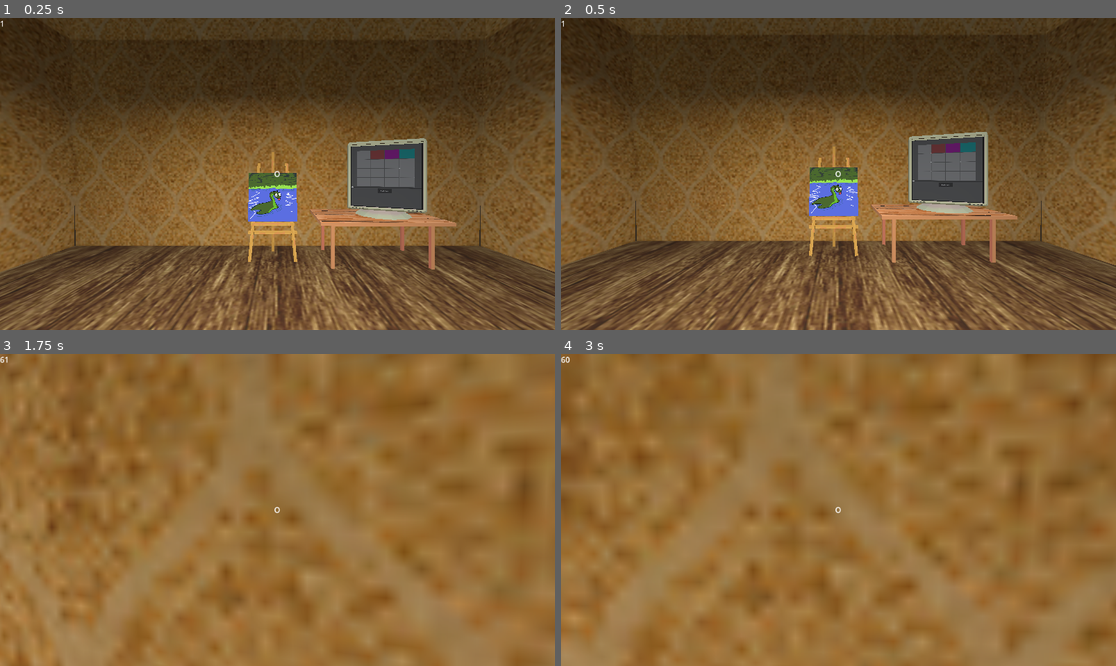
Above: before the commit, frames 1-4 (two rows, left to right).
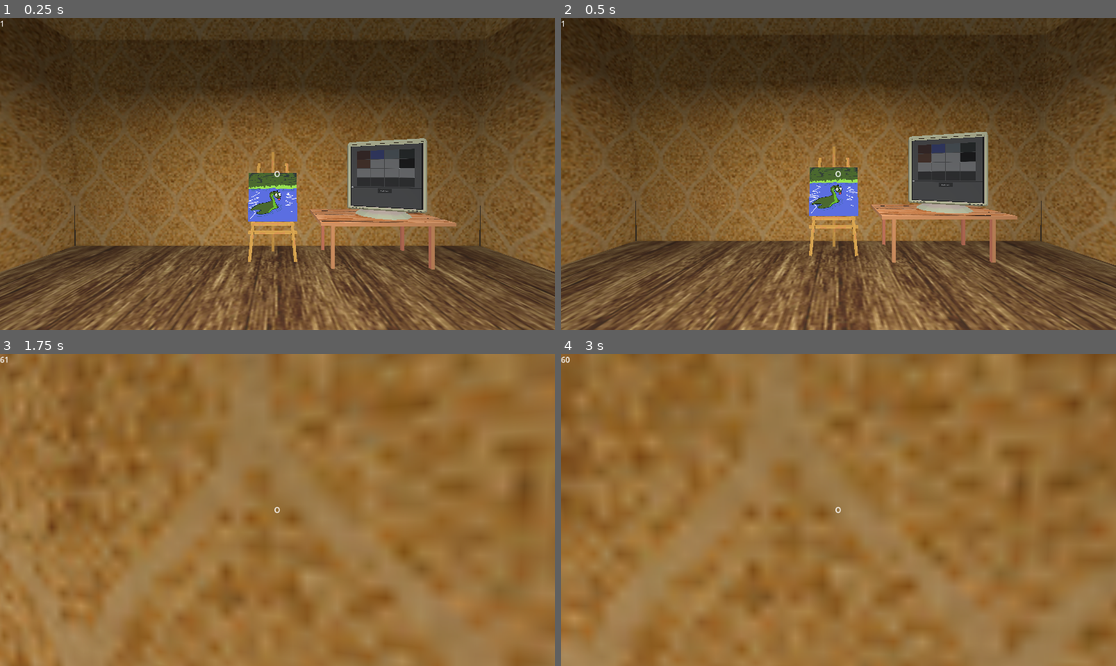
Above: after the commit, the same moments.

Repository: PedroSteinmacherEngelhardt/harder-paint
Game: Godot game, scene res://demo.tscn
The game is run twice, just before and just after one commit, with the same random seed, the same clock (stepped at 60 frames per second) and the same inputs. The engine's default icon, where the game draws it, is replaced by a stand-in: a white triangle on a blue panel in a dark square.
Inputs (mouse positions are in pixels of both pictures, inside the frame that each line leads up to):
- Up to frame 1 (0.25 s): no input
- Up to frame 2 (0.5 s): no input
- Up to frame 3 (1.75 s): tap Enter (ui_accept) at 0.5, 0.77, 1.52 s; move the mouse to (305, 510) at 0.52 s; press the mouse at (305, 510) at 0.53 s; hold W (up) from 0.53 s (still down); move the mouse to (249, 510) at 1.27 s; release the mouse at (249, 510) at 1.28 s; click (249, 510) at 1.35 s
- Up to frame 4 (3 s): keep holding W (up); tap Enter (ui_accept) at 2, 2.75 s; move the mouse to (849, 503) at 2.02 s; press the mouse at (849, 503) at 2.03 s; move the mouse to (832, 516) at 2.77 s; release the mouse at (832, 516) at 2.78 s; click (832, 516) at 2.85 s

The runs differ from the first frame. In frame 1, 0.7% of the frame differs, in the area x 64-75%, y 41-55%; in frame 2, 0.7%, in the area x 64-75%, y 39-53%; in frame 3, less than 0.1%; in frame 4, less than 0.1%.

Commit message:
random bullshite

Diff:
--- a/demo.tscn
+++ b/demo.tscn
@@ -12,6 +12,7 @@
 [ext_resource type="PackedScene" uid="uid://hy4k25fa61jb" path="res://assets/mobilia/lightbulb/lightbulb.gltf" id="10_307va"]
 [ext_resource type="PackedScene" uid="uid://bi8u7xryj3lt8" path="res://assets/mobilia/table/table.gltf" id="11_u2hre"]
 [ext_resource type="PackedScene" uid="uid://d3egtbfa2xfym" path="res://assets/mobilia/computer/old pc.gltf" id="12_jtx4w"]
+[ext_resource type="PackedScene" uid="uid://6k3ew6mawu10" path="res://assets/mobilia/lightbulb/cable.gltf" id="13_sfse3"]
 
 [sub_resource type="PlaneMesh" id="PlaneMesh_dqmlb"]
 size = Vector2(10, 50)
@@ -194,7 +195,7 @@
 shape = SubResource("ConvexPolygonShape3D_m8hvg")
 
 [node name="SpotLight3D" type="SpotLight3D" parent="."]
-transform = Transform3D(1, 0, 0, 0, -4.37114e-08, 1, 0, -1, -4.37114e-08, 0, 4, 0)
+transform = Transform3D(1, 0, 0, 0, -4.37114e-08, 1, 0, -1, -4.37114e-08, 0, 4.2076, 0)
 light_energy = 7.209
 spot_range = 13.062
 spot_angle = 86.2064
@@ -212,3 +213,6 @@
 
 [node name="blockbench_export3" parent="." instance=ExtResource("12_jtx4w")]
 transform = Transform3D(-0.927171, 0, 0.374639, 0, 1, 0, -0.374639, 0, -0.927171, 2.24623, 0.895942, -4.3565)
+
+[node name="cable" parent="." instance=ExtResource("13_sfse3")]
+transform = Transform3D(1, 0, 0, 0, 10, 0, 0, 0, 1, 0, 5.12546, 0)
--- a/inteface.tscn
+++ b/inteface.tscn
@@ -26,18 +26,19 @@
 
 [node name="ColorButton" parent="VBoxContainer/HBoxContainer" instance=ExtResource("2_oaqxs")]
 layout_mode = 2
+color = Color(0.4, 0.223529, 0.192157, 1)
 
 [node name="ColorButton2" parent="VBoxContainer/HBoxContainer" instance=ExtResource("2_oaqxs")]
 layout_mode = 2
-color = Color(1, 0.372549, 0.372549, 1)
+color = Color(0.356863, 0.431373, 0.882353, 1)
 
 [node name="ColorButton3" parent="VBoxContainer/HBoxContainer" instance=ExtResource("2_oaqxs")]
 layout_mode = 2
-color = Color(1, 0, 1, 1)
+color = Color(0.607843, 0.678431, 0.717647, 1)
 
 [node name="ColorButton4" parent="VBoxContainer/HBoxContainer" instance=ExtResource("2_oaqxs")]
 layout_mode = 2
-color = Color(0, 1, 1, 1)
+color = Color(0.196078, 0.235294, 0.223529, 1)
 
 [node name="HBoxContainer2" type="HBoxContainer" parent="VBoxContainer"]
 layout_mode = 2
@@ -45,6 +46,7 @@
 
 [node name="ColorButton" parent="VBoxContainer/HBoxContainer2" instance=ExtResource("2_oaqxs")]
 layout_mode = 2
+color = Color(0.560784, 0.337255, 0.231373, 1)
 
 [node name="ColorButton2" parent="VBoxContainer/HBoxContainer2" instance=ExtResource("2_oaqxs")]
 layout_mode = 2
@@ -54,6 +56,7 @@
 
 [node name="ColorButton4" parent="VBoxContainer/HBoxContainer2" instance=ExtResource("2_oaqxs")]
 layout_mode = 2
+color = Color(0, 0, 0, 1)
 
 [node name="HBoxContainer3" type="HBoxContainer" parent="VBoxContainer"]
 layout_mode = 2
@@ -77,15 +80,19 @@
 
 [node name="ColorButton" parent="VBoxContainer/HBoxContainer4" instance=ExtResource("2_oaqxs")]
 layout_mode = 2
+color = Color(1, 1, 1, 0)
 
 [node name="ColorButton2" parent="VBoxContainer/HBoxContainer4" instance=ExtResource("2_oaqxs")]
 layout_mode = 2
+color = Color(1, 1, 1, 0)
 
 [node name="ColorButton3" parent="VBoxContainer/HBoxContainer4" instance=ExtResource("2_oaqxs")]
 layout_mode = 2
+color = Color(1, 1, 1, 0)
 
 [node name="ColorButton4" parent="VBoxContainer/HBoxContainer4" instance=ExtResource("2_oaqxs")]
 layout_mode = 2
+color = Color(1, 1, 1, 0)
 
 [node name="HSlider" type="HSlider" parent="VBoxContainer"]
 layout_mode = 2
Not shown, added: assets/mobilia/lightbulb/cable.gltf
Not shown, added: assets/mobilia/lightbulb/cable.gltf.import
Binary file added: assets/mobilia/lightbulb/cable_0.png
Not shown, added: assets/mobilia/lightbulb/cable_0.png.import
Not shown: 1 places in demo.tscn that only renumber resources
